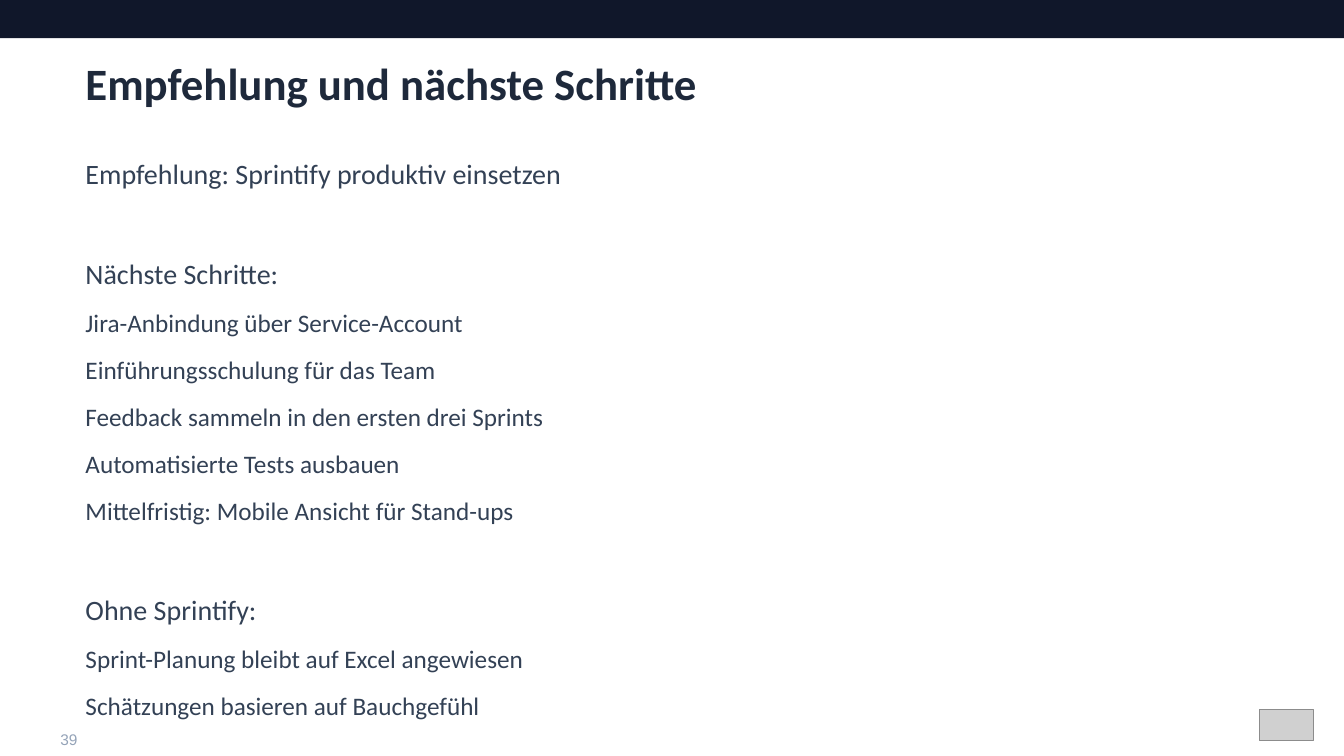
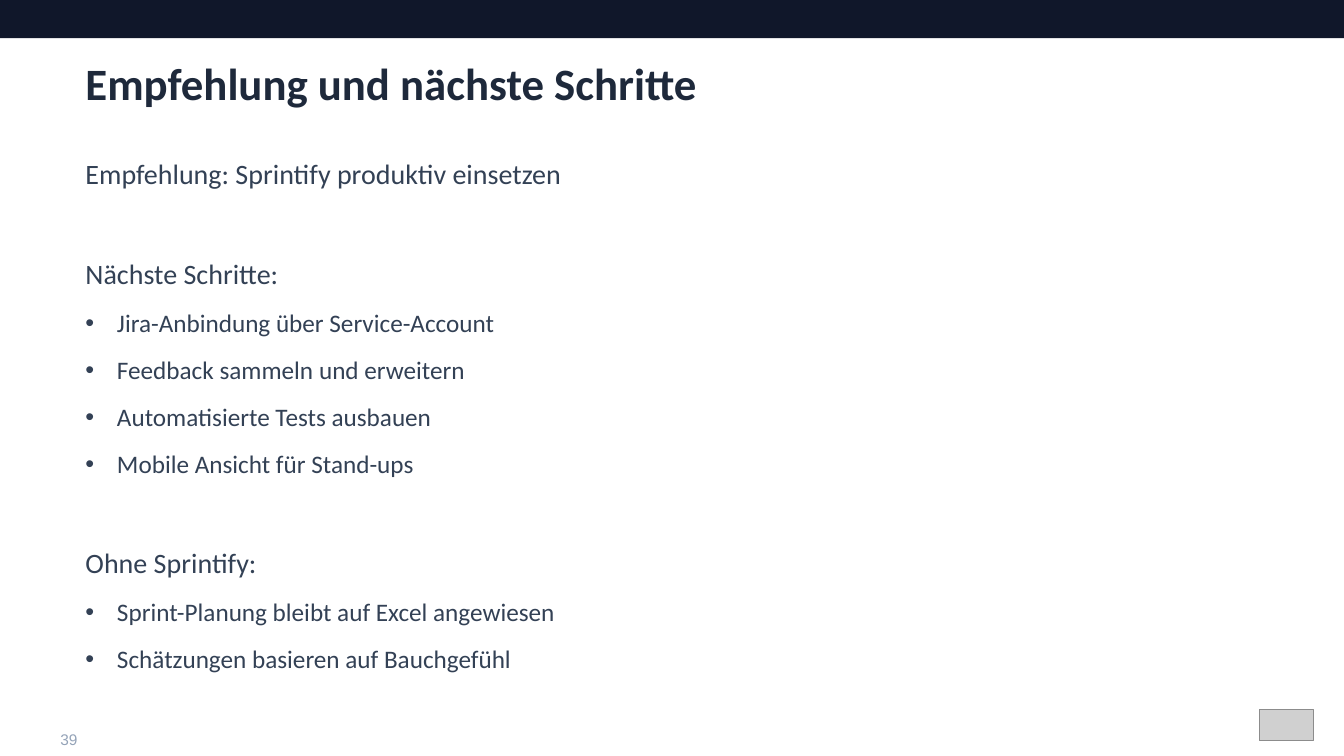
Before and after one commit to Timohone/sprintify, a slide deck: slide 39 of docs/Sprintify_Praesentation_final.pptx. Drawn at 1344x756 pixels with LibreOffice and Linux fonts; fonts in the diff are those of the drawing; grey boxes stand for pictures. Boxes give left, top, right and bottom in pixels: in the first picture for what was removed or moved away, otherwise in the second. Text is boxed around its words. In the diff, an @@ line names an element or a change of style, - is before the commit and + after.

```diff
--- a/docs/Sprintify_Praesentation_final.pptx
+++ b/docs/Sprintify_Praesentation_final.pptx
@@ text at (117, 314, 554, 673): bullet none to • @@
@@ text at (117, 361, 464, 379): text changed @@
-  Einführungsschulung für das Team
-  Feedback sammeln in den ersten drei Sprints
+  • Feedback sammeln und erweitern
@@ text at (117, 455, 413, 477): text changed @@
-  Mittelfristig: Mobile Ansicht für Stand-ups
+  • Mobile Ansicht für Stand-ups
```
Also in this commit, not shown: 12 other slides changed.
